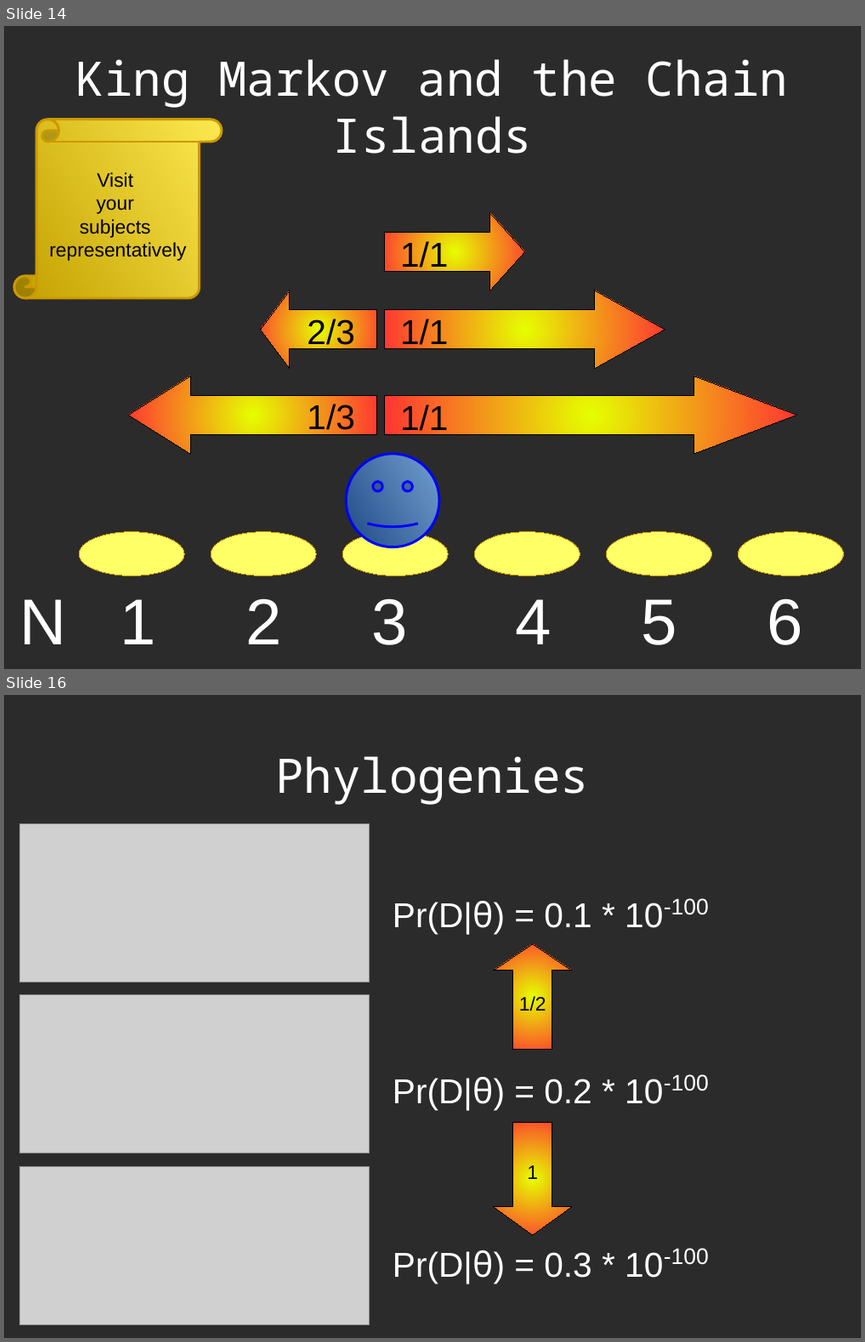
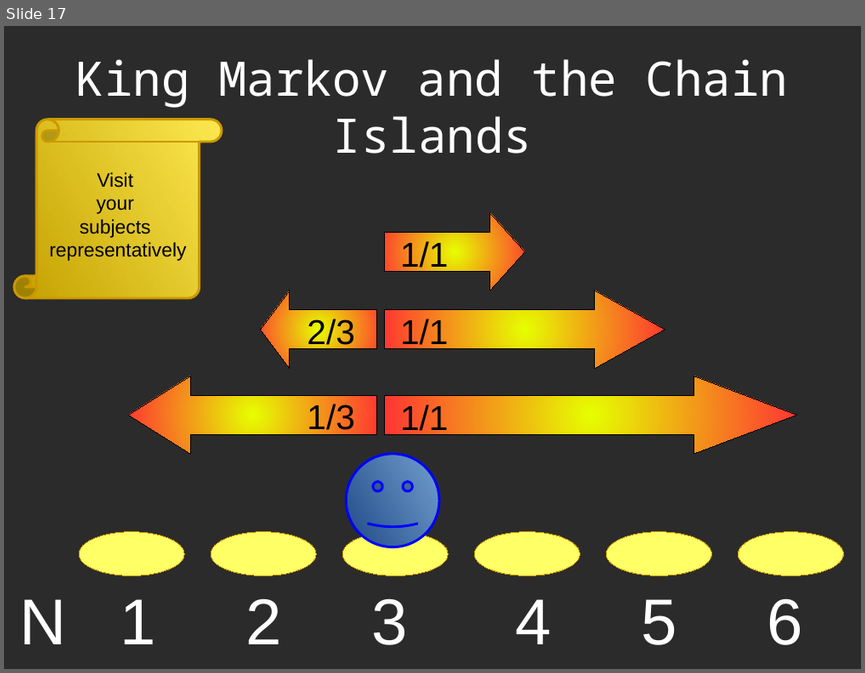
Before and after one commit to richelbilderbeek/Science, a slide deck: Bilderbeek2016Beast/Beast2.odp. Shown one above the other, each under a label of ours: slides 14 and 16 before the commit, slide 17 after it; the slides between them are not shown. The pictures are 865x1342 and 865x673 pixels, drawn with LibreOffice and Linux fonts; fonts in the diff are those of the drawing; grey boxes stand for pictures; background and template pictures are left out; a plain dark background stands for a picture behind light text. Boxes give left, top, right and bottom in pixels: in the first picture for what was removed or moved away, otherwise in the second. Text is boxed around its words. In the diff, an @@ line names an element or a change of style, - is before the commit and + after.

```diff
--- a/Bilderbeek2016Beast/Beast2.odp
+++ b/Bilderbeek2016Beast/Beast2.odp
@@ slide 16 removed at (x1=4, y1=695, x2=861, y2=1338), background picture (left out) @@
@@ title removed at (x1=275, y1=756, x2=589, y2=805) @@
-Phylogenies
@@ picture removed at (x1=19, y1=824, x2=370, y2=982) @@
@@ text removed at (x1=392, y1=898, x2=709, y2=934) @@
-Pr(D|θ) = 0.1 * 10-100
@@ up arrow removed at (x1=494, y1=944, x2=572, y2=1049) @@
-1/2
@@ picture removed at (x1=19, y1=994, x2=370, y2=1152) @@
@@ text removed at (x1=392, y1=1074, x2=709, y2=1110) @@
-Pr(D|θ) = 0.2 * 10-100
@@ down arrow removed at (x1=494, y1=1123, x2=572, y2=1235) @@
-1
@@ picture removed at (x1=19, y1=1167, x2=370, y2=1325) @@
@@ text removed at (x1=392, y1=1247, x2=709, y2=1283) @@
-Pr(D|θ) = 0.3 * 10-100
@@ what was slide 14 is now slide 17 @@
```
Also in this commit, not shown: 1 slide changed, 6 slides added, 2 other slides removed, 3 other files.
